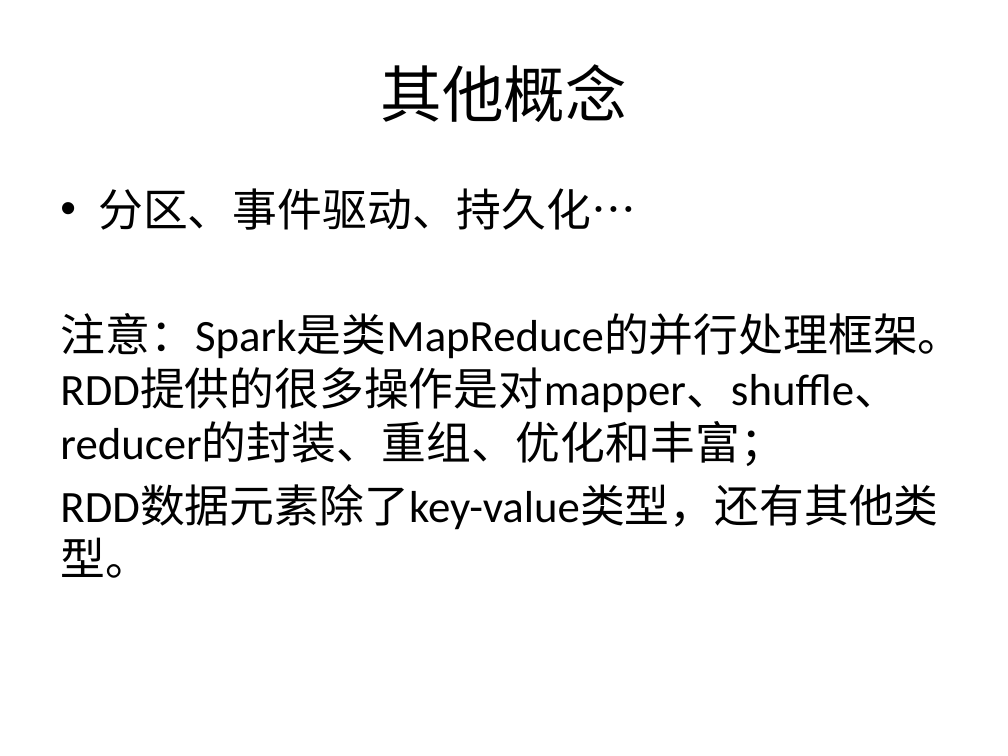
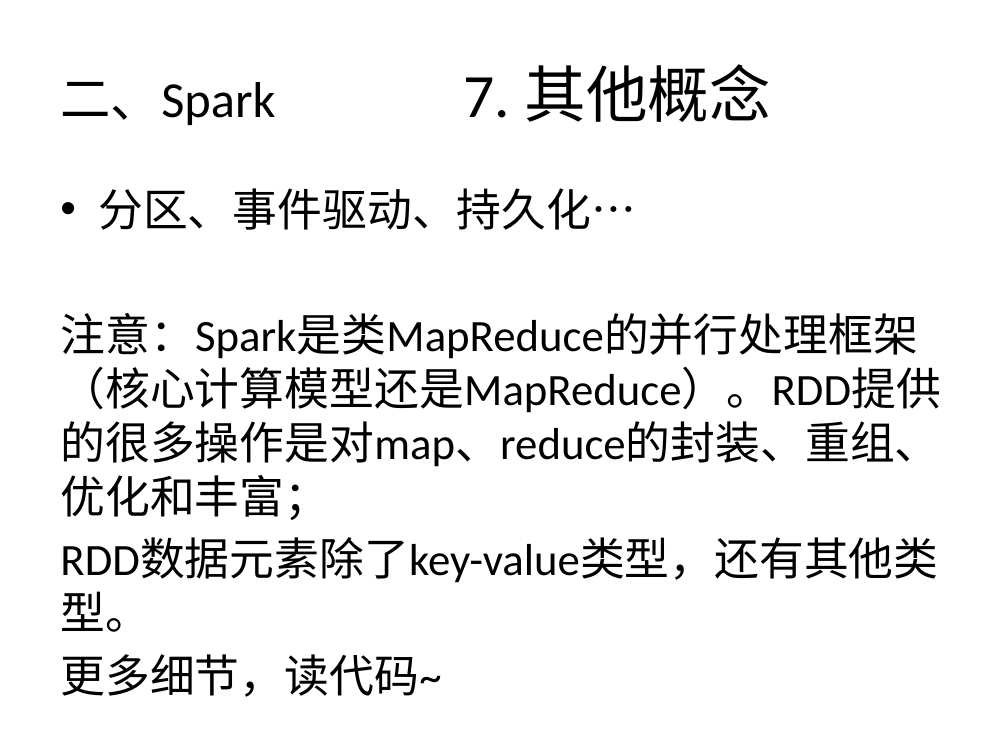
Before and after one commit to wuxingdexian/seminar, a slide deck: slide 20 of 整合.pptx (slide 21 before the commit). Drawn at 1008x756 pixels with LibreOffice and Linux fonts; fonts in the diff are those of the drawing. Boxes give left, top, right and bottom in pixels: in the first picture for what was removed or moved away, otherwise in the second. Text is boxed around its words. In the diff, an @@ line names an element or a change of style, - is before the commit and + after.

Commit message:
2014-6-22 21:00

```diff
--- a/整合.pptx
+++ b/整合.pptx
@@ title at bbox=[60, 64, 770, 125]: text changed; size 44 to 36 pt @@
-其他概念
+二、Spark 7. 其他概念
@@ text at bbox=[60, 313, 940, 520]: text changed @@
-注意：Spark是类MapReduce的并行处理框架。RDD提供的很多操作是对mapper、shuffle、reducer的封装、重组、优化和丰富；
+注意：Spark是类MapReduce的并行处理框架（核心计算模型还是MapReduce）。RDD提供的很多操作是对map、reduce的封装、重组、优化和丰富；
@@ text at bbox=[60, 654, 441, 697]: paragraph added @@
+更多细节，读代码~
```
Also in this commit, not shown: 38 other slides changed, 2 slides added, 1 slide removed.
